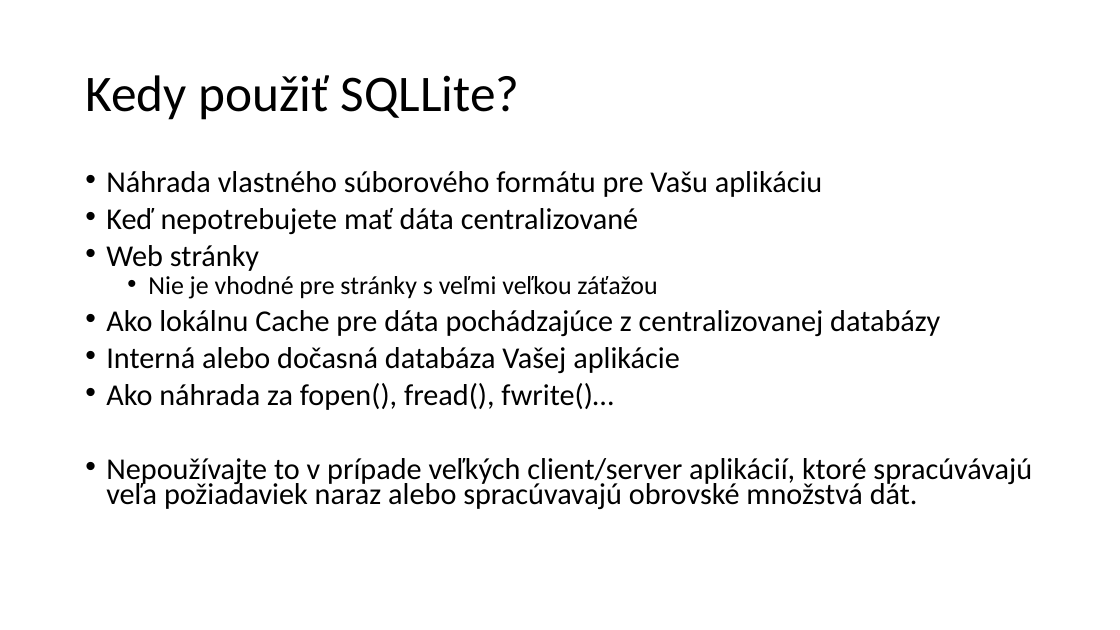
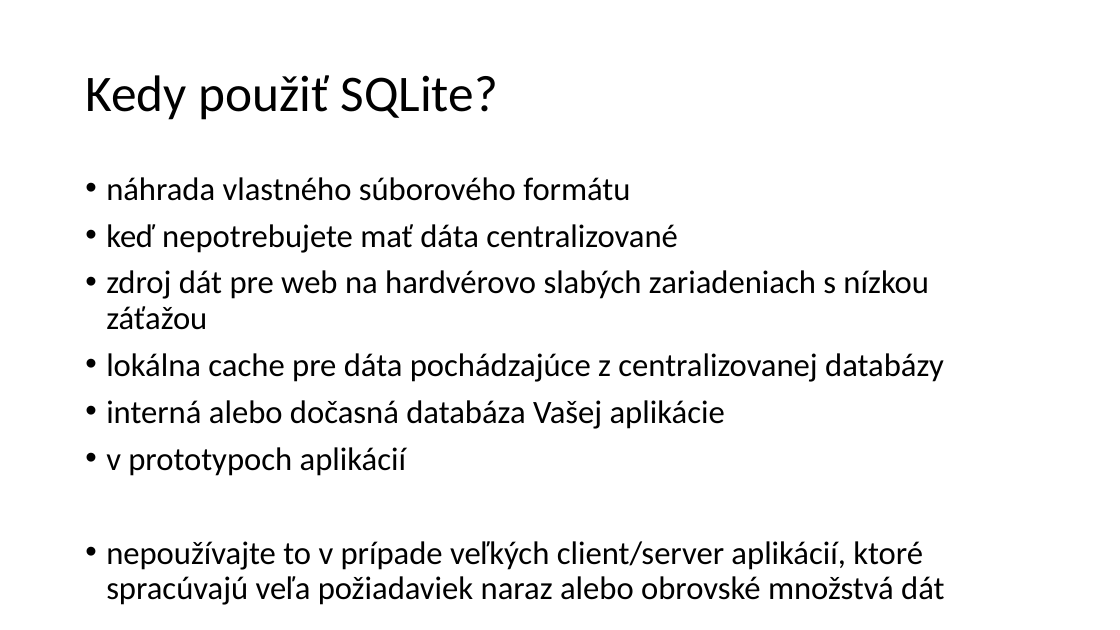
Before and after one commit to janmazak/db_praktikum, a slide deck: slide 4 of materialy/10/sqlite.pptx. Drawn at 1120x630 pixels with LibreOffice and Linux fonts; fonts in the diff are those of the drawing. Boxes give left, top, right and bottom in pixels: in the first picture for what was removed or moved away, otherwise in the second. Text is boxed around its words. In the diff, an @@ line names an element or a change of style, - is before the commit and + after.

```diff
--- a/materialy/10/sqlite.pptx
+++ b/materialy/10/sqlite.pptx
@@ text at (x1=85, y1=75, x2=498, y2=120): text changed @@
-Kedy použiť SQLLite?
+Kedy použiť SQLite?
@@ text at (x1=106, y1=177, x2=944, y2=605): text changed; size 25.9 to 28 pt @@
-• Náhrada vlastného súborového formátu pre Vašu aplikáciu
-• Keď nepotrebujete mať dáta centralizované
-• Web stránky
-  • Nie je vhodné pre stránky s veľmi veľkou záťažou
-• Ako lokálnu Cache pre dáta pochádzajúce z centralizovanej databázy
-• Interná alebo dočasná databáza Vašej aplikácie
-• Ako náhrada za fopen(), fread(), fwrite()…
-• Nepoužívajte to v prípade veľkých client/server aplikácií, ktoré spracúvávajú veľa požiadaviek naraz alebo spracúvavajú obrovské množstvá dát.
+• náhrada vlastného súborového formátu
+• keď nepotrebujete mať dáta centralizované
+• zdroj dát pre web na hardvérovo slabých zariadeniach s nízkou záťažou
+• lokálna cache pre dáta pochádzajúce z centralizovanej databázy
+• interná alebo dočasná databáza Vašej aplikácie
+• v prototypoch aplikácií
+• nepoužívajte to v prípade veľkých client/server aplikácií, ktoré spracúvajú veľa požiadaviek naraz alebo obrovské množstvá dát
```
Also in this commit, not shown: 3 other slides changed, 1 slide added, 2 slides removed, 6 other files.
